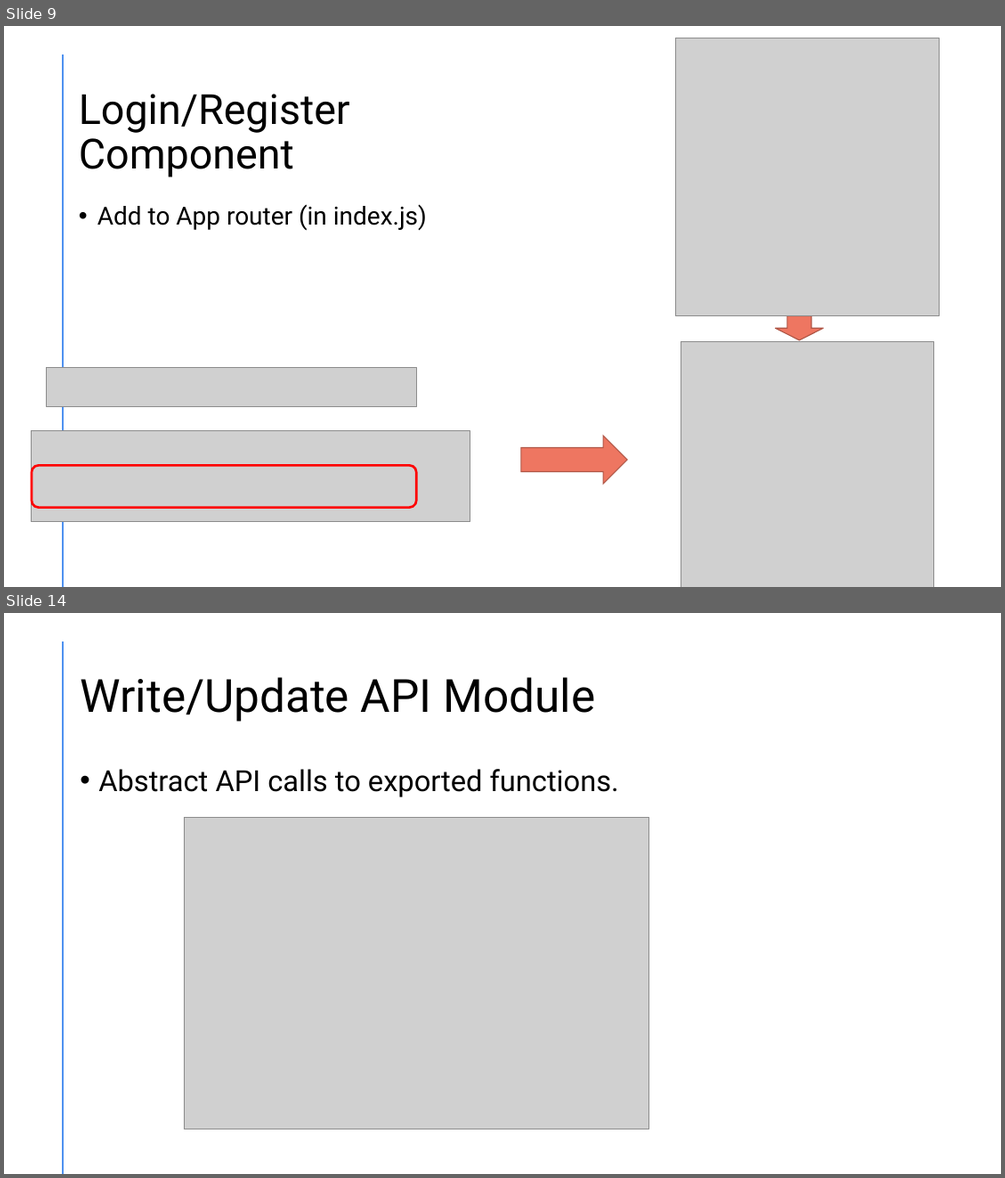
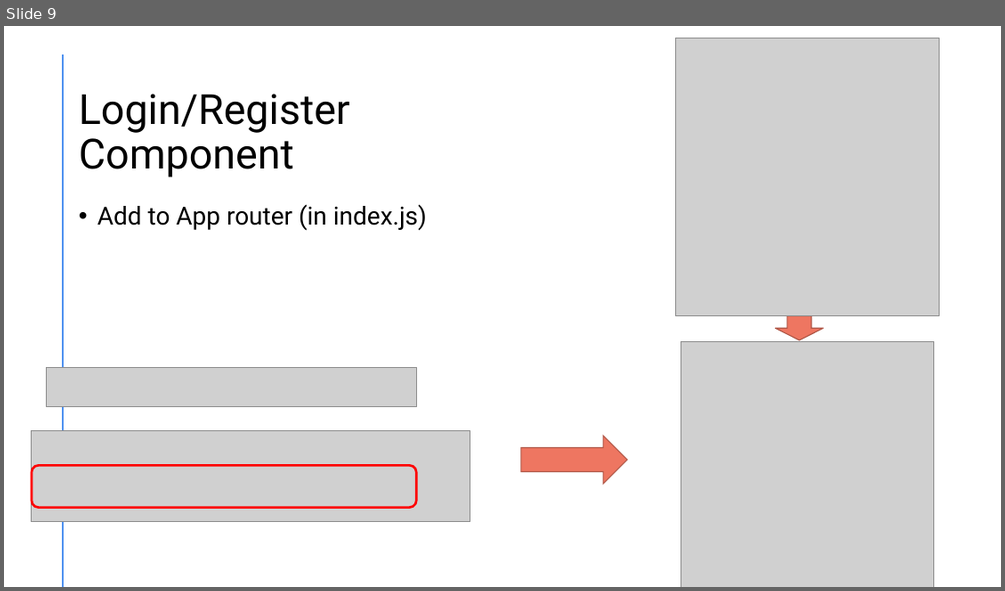
Before and after one commit to diarmuidoconnor/wad2, a slide deck: topic11/talk-01/react integration.pptx. Shown one above the other, each under a label of ours: slides 9 and 14 before the commit, slide 9 after it; the slides between them are not shown. The pictures are 1005x1178 and 1005x591 pixels, drawn with LibreOffice and Linux fonts; fonts in the diff are those of the drawing; grey boxes stand for pictures. Boxes give left, top, right and bottom in pixels: in the first picture for what was removed or moved away, otherwise in the second. Text is boxed around its words. In the diff, an @@ line names an element or a change of style, - is before the commit and + after.

```diff
--- a/topic11/talk-01/react integration.pptx
+++ b/topic11/talk-01/react integration.pptx
@@ slide 14 removed at bbox=[4, 613, 1001, 1174], background #FFFFFF; not listed: 1 template element that a slide beside it also shows @@
@@ title removed at bbox=[80, 677, 595, 722] @@
-Write/Update API Module
@@ text removed at bbox=[98, 769, 619, 797] @@
-• Abstract API calls to exported functions.
@@ picture removed at bbox=[184, 817, 648, 1129] @@
```
Also in this commit, not shown: 5 other slides removed, 5 other files.
